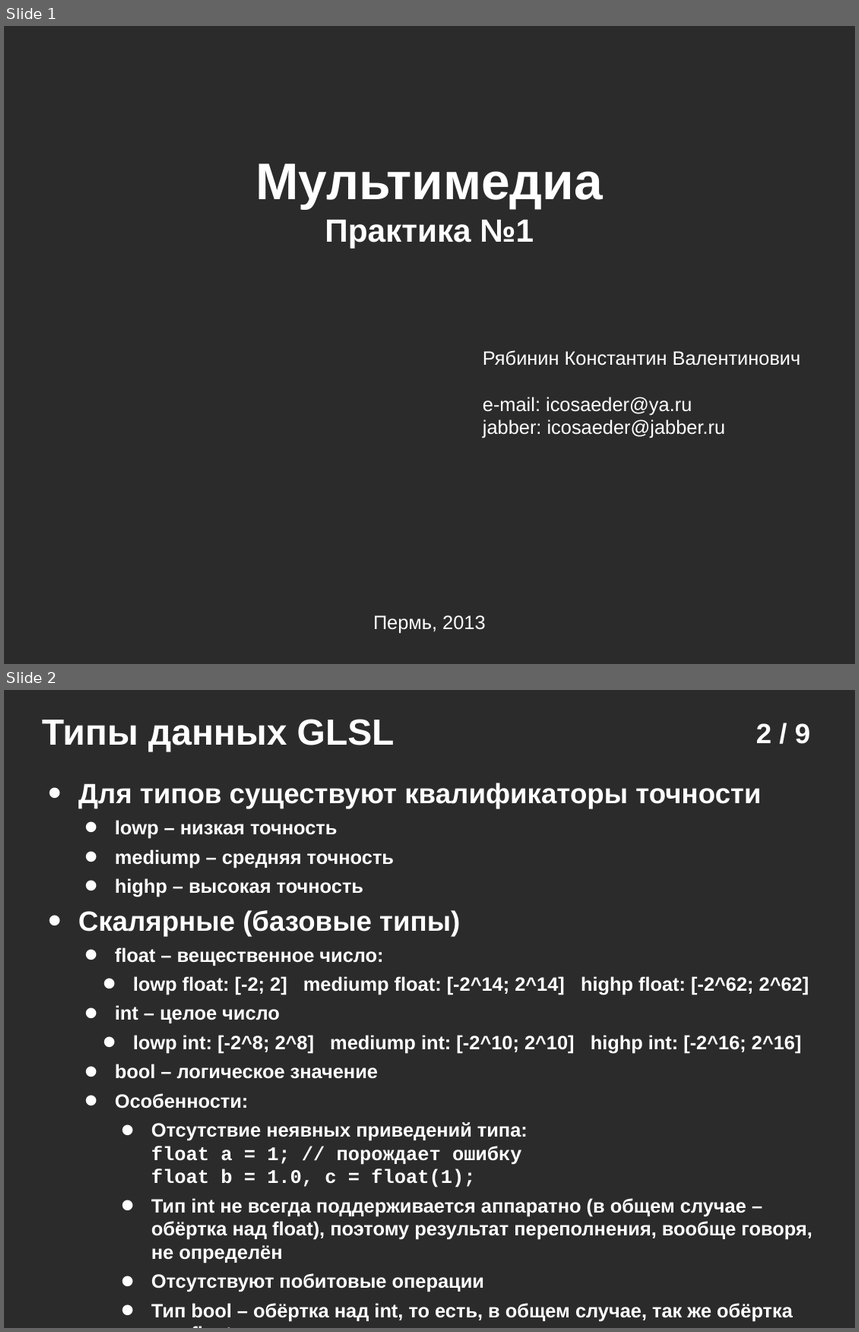
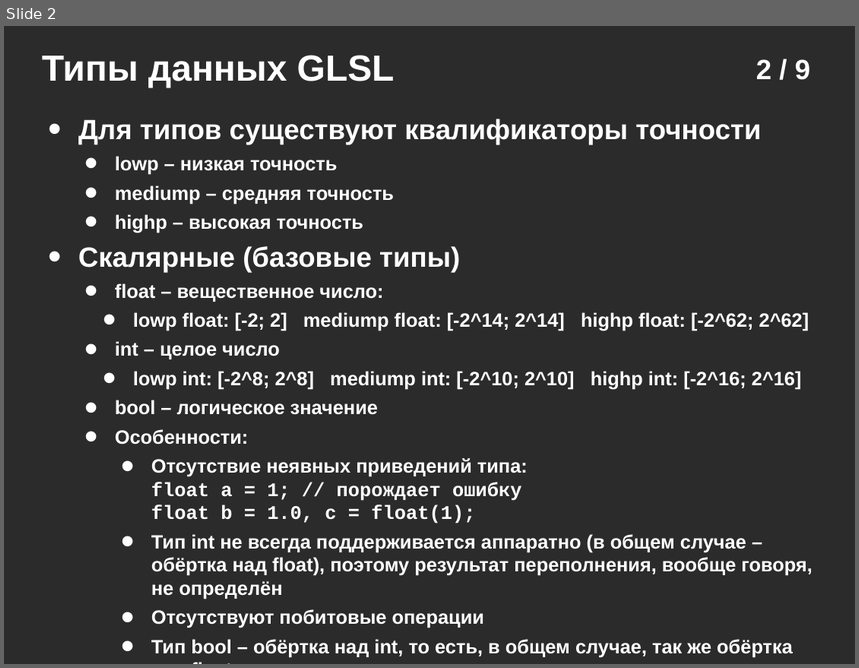
Before and after one commit to icosaeder/cg-lect, a slide deck: Лекции/Практика 1/Практика №1.odp. Shown one above the other, each under a label of ours: slides 1 and 2 before the commit, slide 2 after it. The pictures are 859x1332 and 859x668 pixels, drawn with LibreOffice and Linux fonts; fonts in the diff are those of the drawing; background and template pictures are left out; a plain dark background stands for a picture behind light text. Boxes give left, top, right and bottom in pixels: in the first picture for what was removed or moved away, otherwise in the second. Text is boxed around its words. In the diff, an @@ line names an element or a change of style, - is before the commit and + after.

```diff
--- a/Лекции/Практика 1/Практика №1.odp
+++ b/Лекции/Практика 1/Практика №1.odp
@@ slide 1 removed at [4,26,855,664], background picture (left out) @@
@@ text removed at [256,164,603,248] @@
-Мультимедиа
-Практика №1
@@ text removed at [483,351,801,439] @@
-Рябинин Константин Валентинович
-e-mail: icosaeder@ya.ru
-jabber: icosaeder@jabber.ru
@@ text removed at [373,616,485,633] @@
-Пермь, 2013
```
Also in this commit, not shown: 1 slide added, 3 other files.
